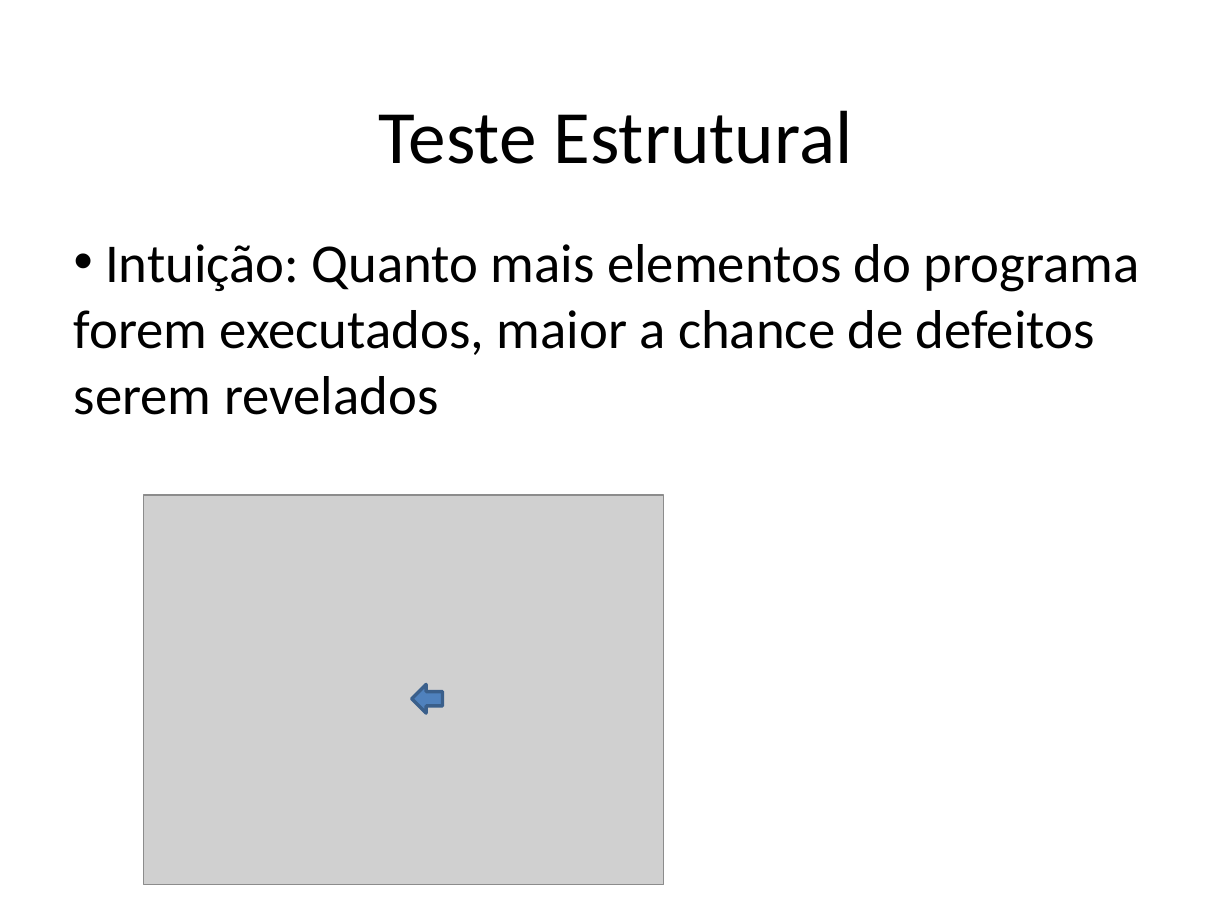
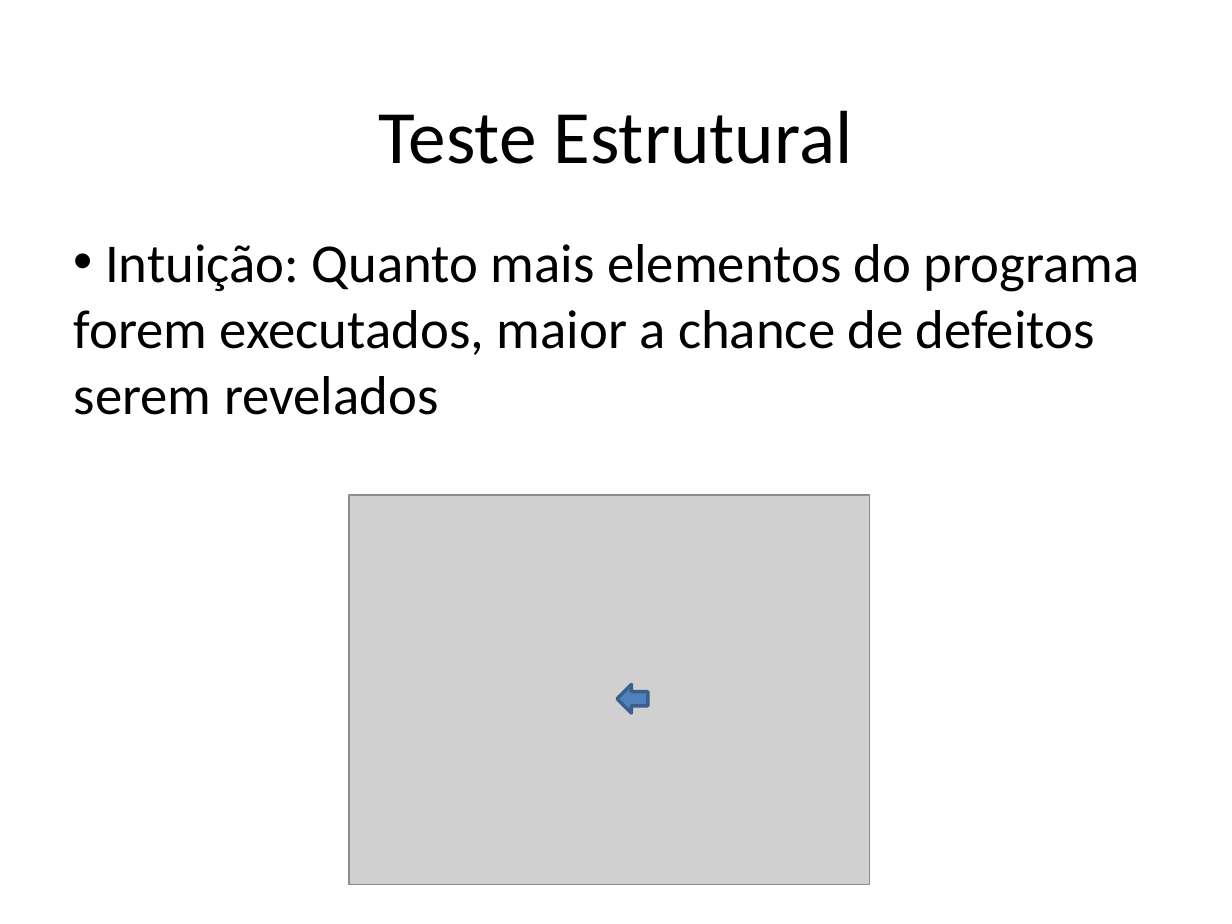
Before and after one commit to STAR-RG/testing-cin, a slide deck: slide 78 of slides.pptx. Drawn at 1232x924 pixels with LibreOffice and Linux fonts; fonts in the diff are those of the drawing; grey boxes stand for pictures. Boxes give left, top, right and bottom in pixels: in the first picture for what was removed or moved away, otherwise in the second. Text is boxed around its words. In the diff, an @@ line names an element or a change of style, - is before the commit and + after.

```diff
--- a/slides.pptx
+++ b/slides.pptx
@@ picture: place and size @@
-picture at [144, 495, 664, 885]
+picture at [349, 495, 869, 885]
@@ right arrow: place and size @@
-right arrow at [411, 685, 442, 713]
+right arrow at [617, 685, 648, 713]
```
Also in this commit, not shown: 9 other slides changed, 8 slides added, 1 slide removed.
